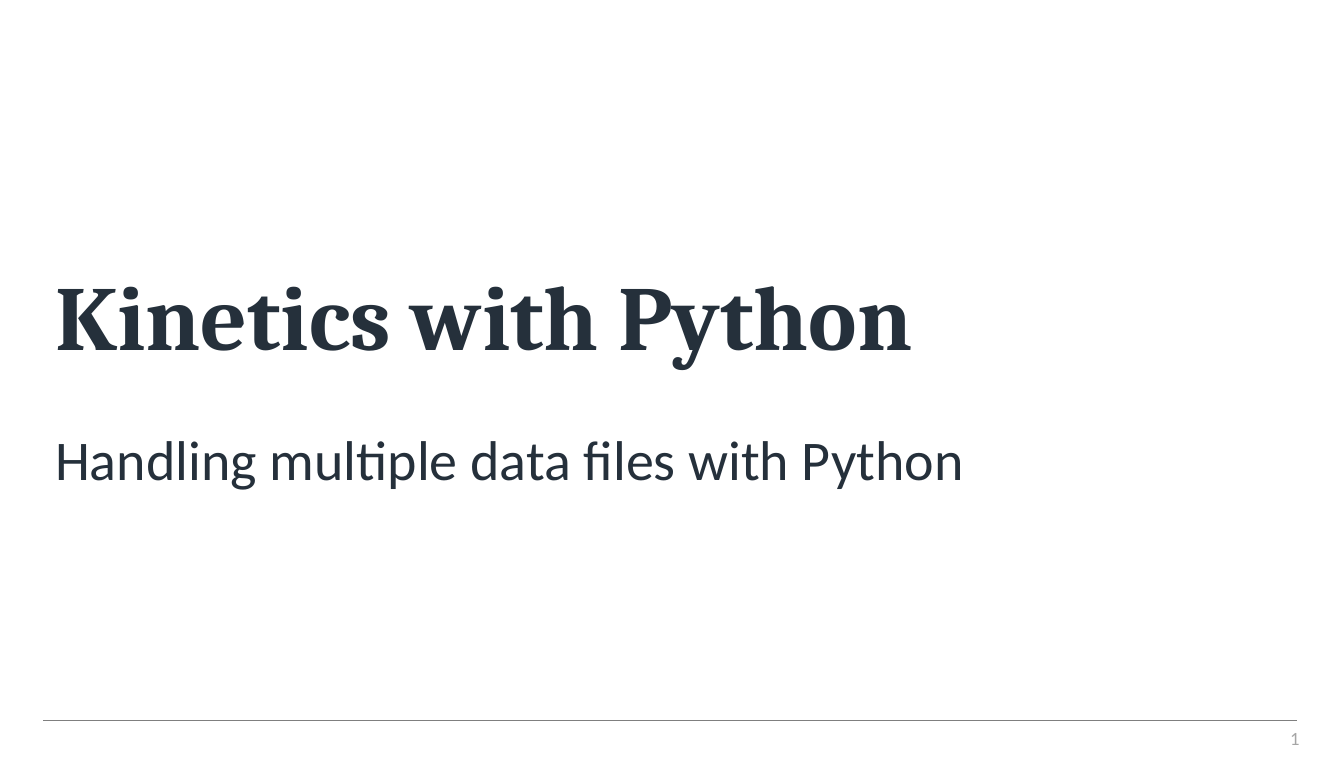
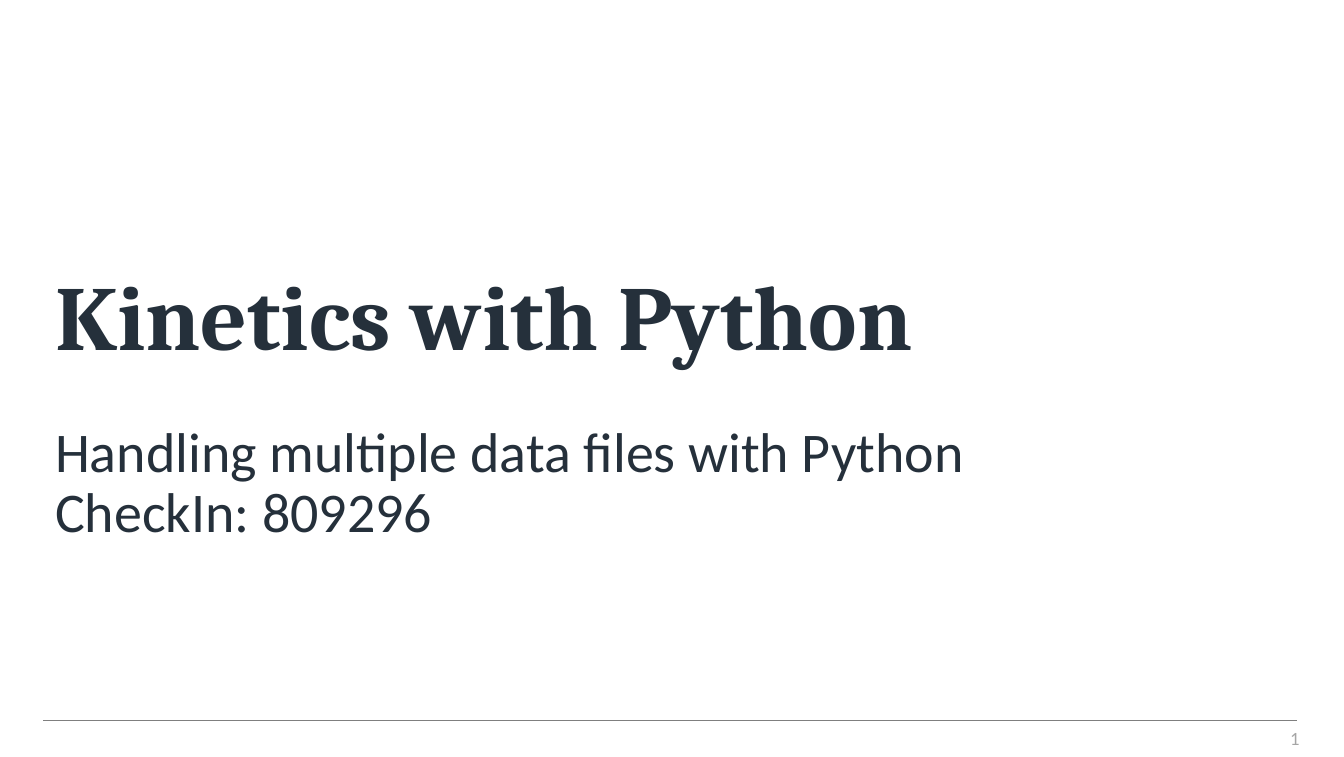
Before and after one commit to alanmlewis/ProgrammingforChem, a slide deck: slide 1 of Y1_Kinetics/Kinetics with Python.pptx. Drawn at 1344x757 pixels with LibreOffice and Linux fonts; fonts in the diff are those of the drawing; background and template pictures are left out. Boxes give left, top, right and bottom in pixels: in the first picture for what was removed or moved away, otherwise in the second. Text is boxed around its words. In the diff, an @@ line names an element or a change of style, - is before the commit and + after.

```diff
--- a/Y1_Kinetics/Kinetics with Python.pptx
+++ b/Y1_Kinetics/Kinetics with Python.pptx
@@ text at (55, 433, 964, 482): line spacing 1 to 0.9 @@
@@ text at (55, 493, 432, 533): paragraph added @@
+CheckIn: 809296
```
Also in this commit, not shown: 4 other slides changed.
